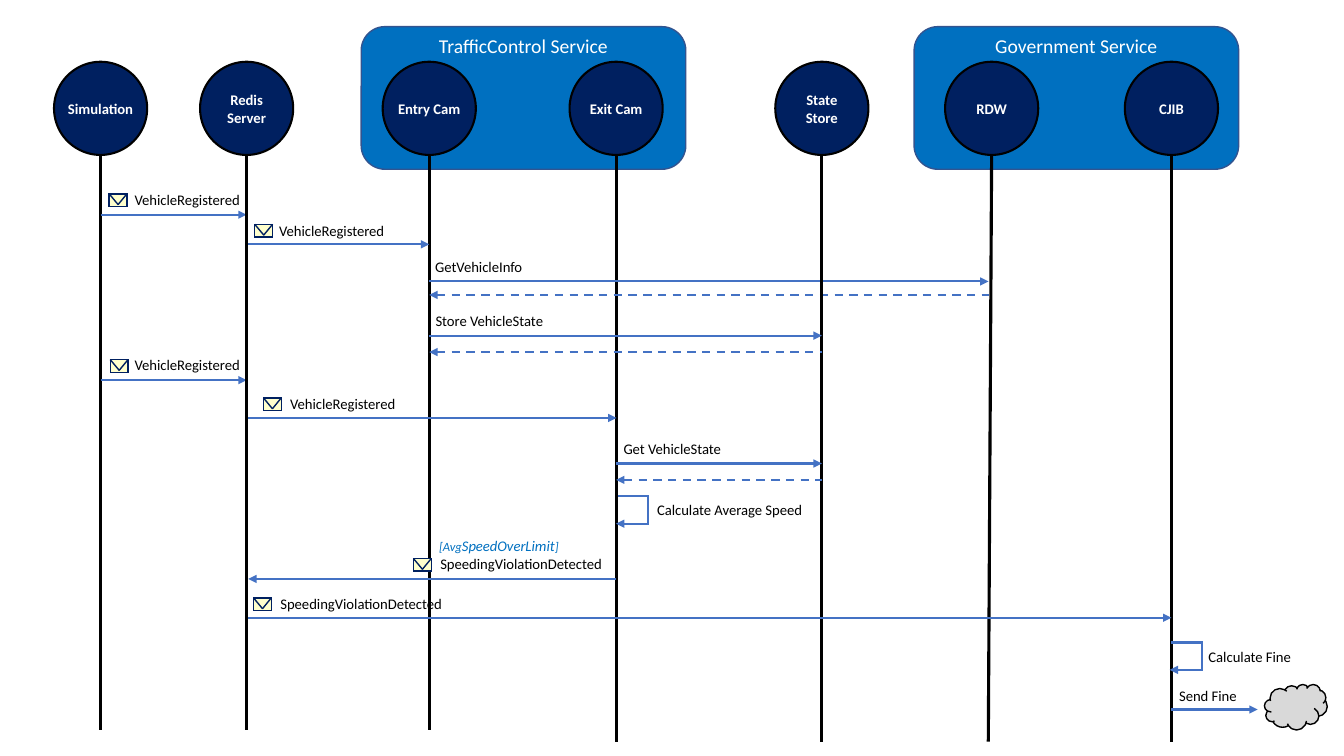
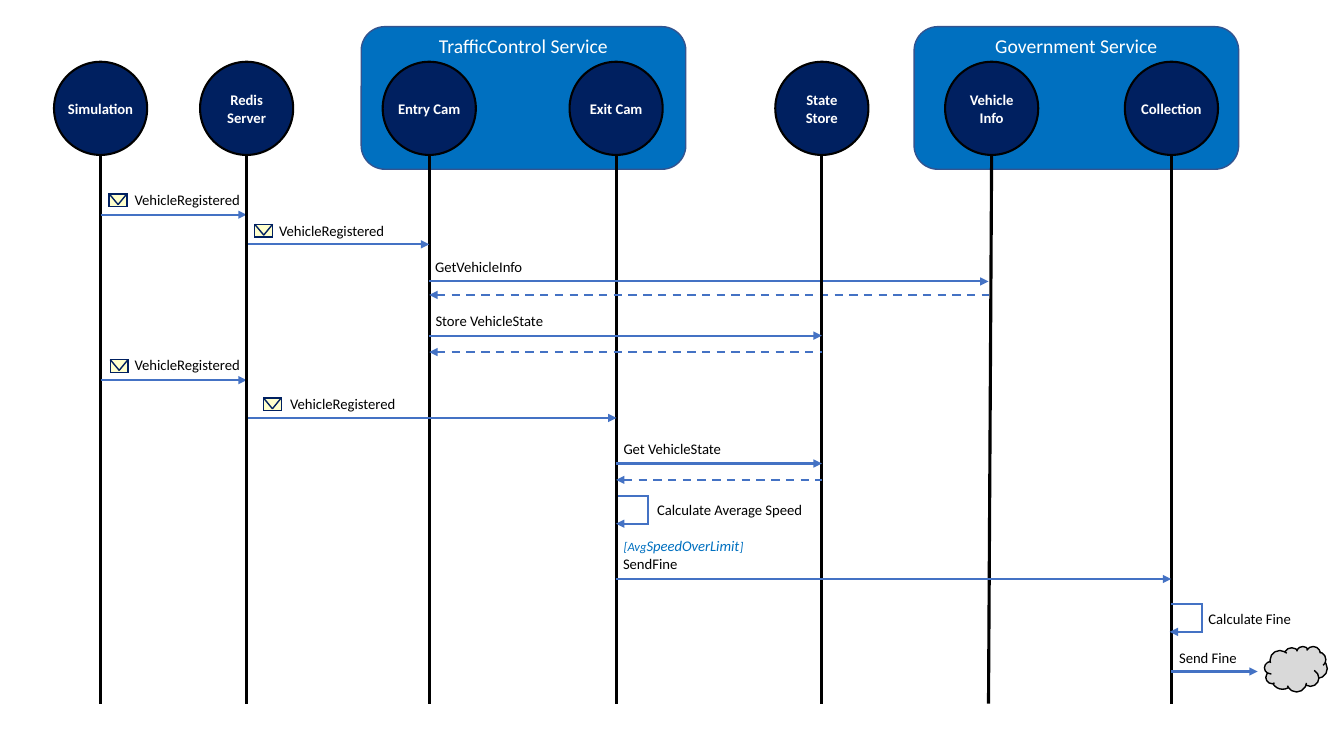
Before and after one commit to EdwinVW/dapr-traffic-control, a slide deck: slide 5 of Figures.pptx. Drawn at 1344x756 pixels with LibreOffice and Linux fonts; fonts in the diff are those of the drawing. Boxes give left, top, right and bottom in pixels: in the first picture for what was removed or moved away, otherwise in the second. Text is boxed around its words. In the diff, an @@ line names an element or a change of style, - is before the commit and + after.

```diff
--- a/Figures.pptx
+++ b/Figures.pptx
@@ text in ellipse at bbox=[970, 94, 1014, 123]: text changed @@
-RDW
+Vehicle
+Info
@@ text in ellipse at bbox=[1141, 103, 1201, 114]: text changed @@
-CJIB
+Collection
@@ line moved from (101, 155) - (101, 730) to (101, 155) - (101, 704) @@
@@ line moved from (247, 155) - (247, 730) to (247, 155) - (247, 704) @@
@@ line moved from (430, 155) - (430, 730) to (430, 155) - (430, 704) @@
@@ line moved from (617, 155) - (617, 742) to (617, 155) - (617, 704) @@
@@ line moved from (822, 155) - (822, 742) to (822, 155) - (822, 704) @@
@@ line moved from (992, 155) - (988, 742) to (992, 155) - (989, 704) @@
@@ line moved from (1172, 155) - (1172, 742) to (1172, 155) - (1172, 704) @@
@@ text "[AvgSpeedOverLimit]": place and size @@
-text "[AvgSpeedOverLimit]" at bbox=[430, 532, 572, 561]
+text "[AvgSpeedOverLimit]" at bbox=[614, 532, 756, 561]
@@ rectangle removed at bbox=[413, 559, 432, 572] @@
@@ line removed from (413, 559) to (422, 570) @@
@@ line removed from (432, 559) to (422, 570) @@
@@ text at bbox=[623, 558, 677, 569]: text changed @@
-SpeedingViolationDetected
+SendFine
@@ rectangle removed at bbox=[254, 598, 272, 611] @@
@@ line removed from (254, 598) to (263, 609) @@
@@ line removed from (271, 598) to (262, 609) @@
@@ text removed at bbox=[280, 596, 442, 613] @@
-SpeedingViolationDetected
@@ arrow moved from (248, 579) - (616, 579) to (1172, 579) - (616, 579) @@
@@ arrow removed from (248, 618) to (1172, 618) @@
@@ line moved from (1172, 642) - (1203, 642) to (1172, 605) - (1203, 605) @@
@@ text "Calculate Fine": place and size @@
-text "Calculate Fine" at bbox=[1208, 651, 1291, 662]
+text "Calculate Fine" at bbox=[1208, 613, 1291, 624]
@@ 2 arrows, 1 text, 1 cloud, 1 line: place and size @@
-2 arrows, 1 text, 1 cloud, 1 line at bbox=[1170, 642, 1328, 730]
+2 arrows, 1 text, 1 cloud, 1 line at bbox=[1170, 604, 1328, 692]
```
Also in this commit, not shown: 3 other slides changed, 14 other files.
